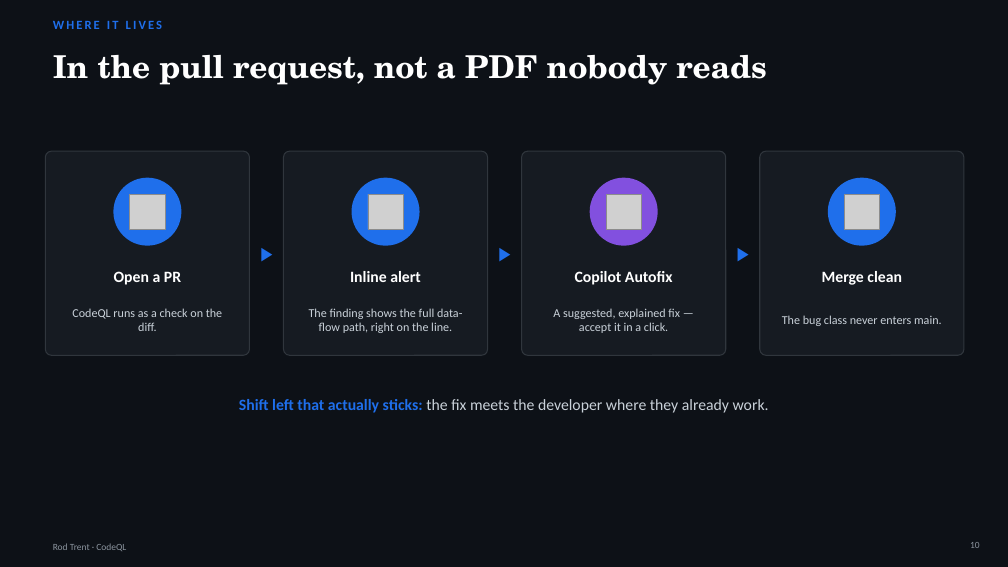
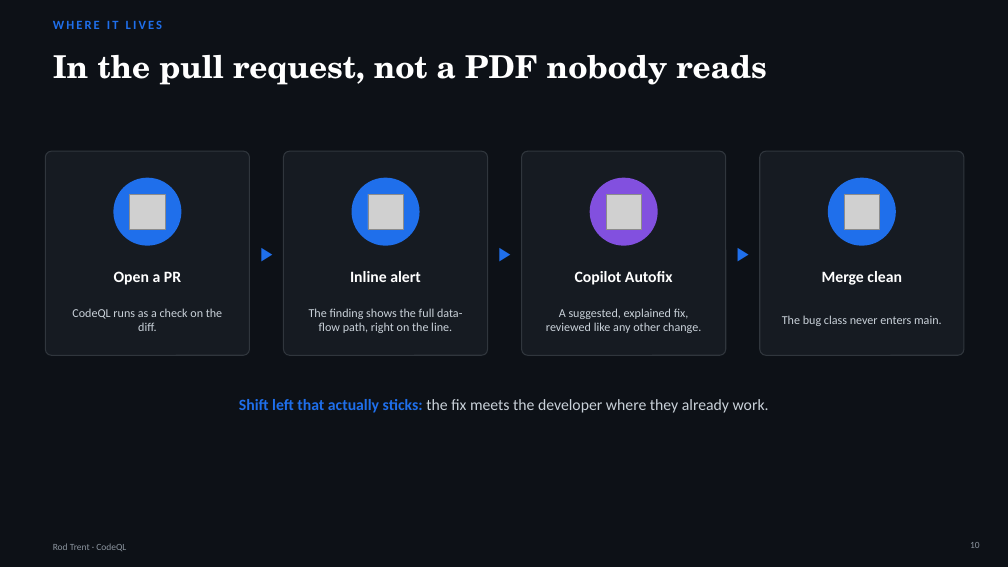
Before and after one commit to rod-trent/GHJ, a slide deck: slide 10 of presentation/CodeQL-Find-the-Bug-Class.pptx. Drawn at 1008x567 pixels with LibreOffice and Linux fonts; fonts in the diff are those of the drawing; grey boxes stand for pictures. Boxes give left, top, right and bottom in pixels: in the first picture for what was removed or moved away, otherwise in the second. Text is boxed around its words. In the diff, an @@ line names an element or a change of style, - is before the commit and + after.

```diff
--- a/presentation/CodeQL-Find-the-Bug-Class.pptx
+++ b/presentation/CodeQL-Find-the-Bug-Class.pptx
@@ text at [546,308,701,333]: text changed @@
-A suggested, explained fix — accept it in a click.
+A suggested, explained fix, reviewed like any other change.
```
Also in this commit, not shown: 9 other files.
